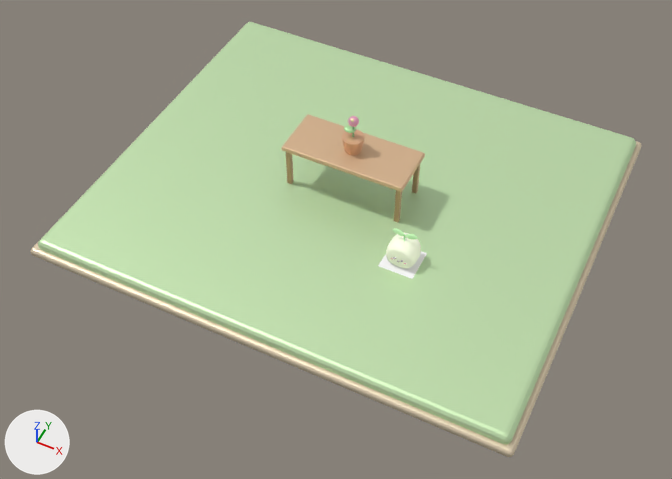
The glTF model game/art/models/buildings/greenhouse/building_greenhouse_L01.glb, before and after one commit.
Before and after are seen from a 50 mm lens placed at (15.4, -32.8, 36.1), pointed at (0.6, -3.2, -0.8). Lighting does not change. The marker at lower left points along +X, +Y and +Z. The first picture is the older version. Where no turn or scale is listed for an object, it has been applied to the vertices.
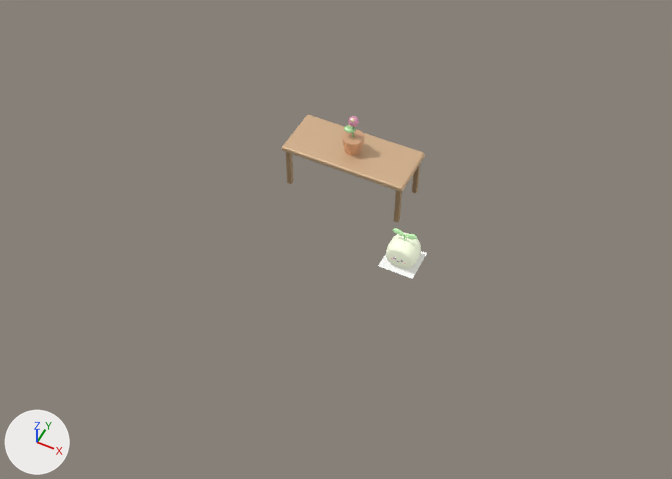
Where the change shows, as pixel boxes [x1, y1, x2, y2] in the pictures (672 x 479 px):
'Mesh_15', deleted (green): before [38, 22, 636, 444]
'Mesh_16', deleted: before [30, 28, 642, 457]

Diff of the bpy script that builds the scene:
```diff
--- a/game/art/models/buildings/greenhouse/building_greenhouse_L01.glb.py
+++ b/game/art/models/buildings/greenhouse/building_greenhouse_L01.glb.py
@@ ob_mesh_15 @@
-ob_mesh_15 = bpy.data.objects.new('Mesh_15', me_mesh_15)
-ob_mesh_15.location = (0.0, 0.0, 0.0)
@@ ob_mesh_16 @@
-ob_mesh_16 = bpy.data.objects.new('Mesh_16', me_mesh_16)
-ob_mesh_16.location = (0.0, 0.0, 0.0)
```
